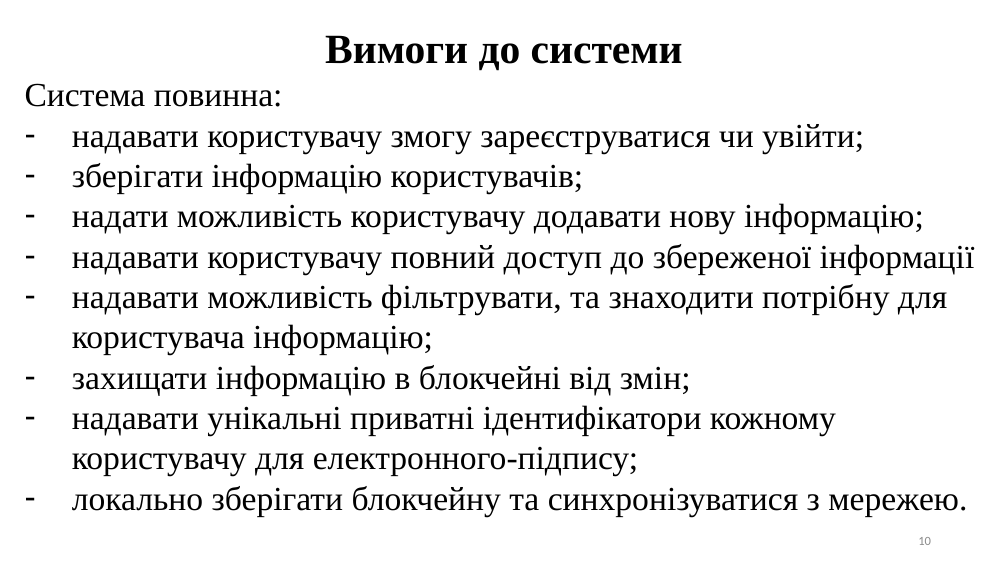
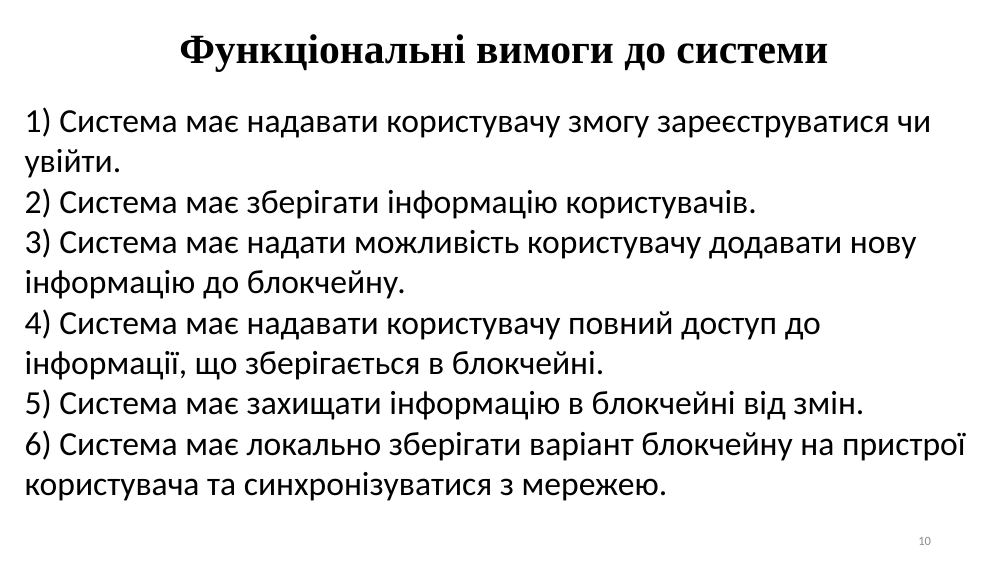
Before and after one commit to Lenartov/source, a slide deck: slide 10 of Диплом/Диплом презентація.pptx. Drawn at 1008x567 pixels with LibreOffice and Linux fonts; fonts in the diff are those of the drawing. Boxes give left, top, right and bottom in pixels: in the first picture for what was removed or moved away, otherwise in the second. Text is boxed around its words. In the diff, an @@ line names an element or a change of style, - is before the commit and + after.

Commit message:
presentation update

```diff
--- a/Диплом/Диплом презентація.pptx
+++ b/Диплом/Диплом презентація.pptx
@@ text at (x1=179, y1=34, x2=828, y2=71): text changed @@
-Вимоги до системи
+Функціональні вимоги до системи
@@ text at (x1=25, y1=107, x2=965, y2=501): text changed; font Times New Roman to Calibri @@
-Система повинна:
-– надавати користувачу змогу зареєструватися чи увійти;
-– зберігати інформацію користувачів;
-– надати можливість користувачу додавати нову інформацію;
-– надавати користувачу повний доступ до збереженої інформації
-– надавати можливість фільтрувати, та знаходити потрібну для користувача інформацію;
-– захищати інформацію в блокчейні від змін;
-– надавати унікальні приватні ідентифікатори кожному користувачу для електронного-підпису;
-– локально зберігати блокчейну та синхронізуватися з мережею.
+1) Система має надавати користувачу змогу зареєструватися чи увійти.
+2) Система має зберігати інформацію користувачів.
+3) Система має надати можливість користувачу додавати нову інформацію до блокчейну.
+4) Система має надавати користувачу повний доступ до інформації, що зберігається в блокчейні.
+5) Система має захищати інформацію в блокчейні від змін.
+6) Система має локально зберігати варіант блокчейну на пристрої користувача та синхронізуватися з мережею.
```
Also in this commit, not shown: 1 other slide changed, 18 slides added, 1 slide removed, 2 other files.
